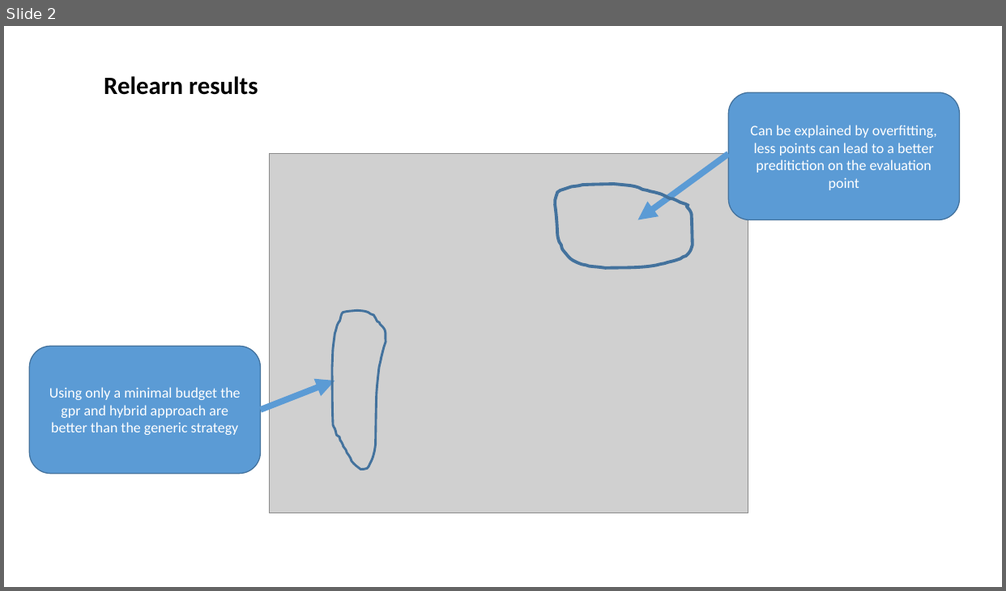
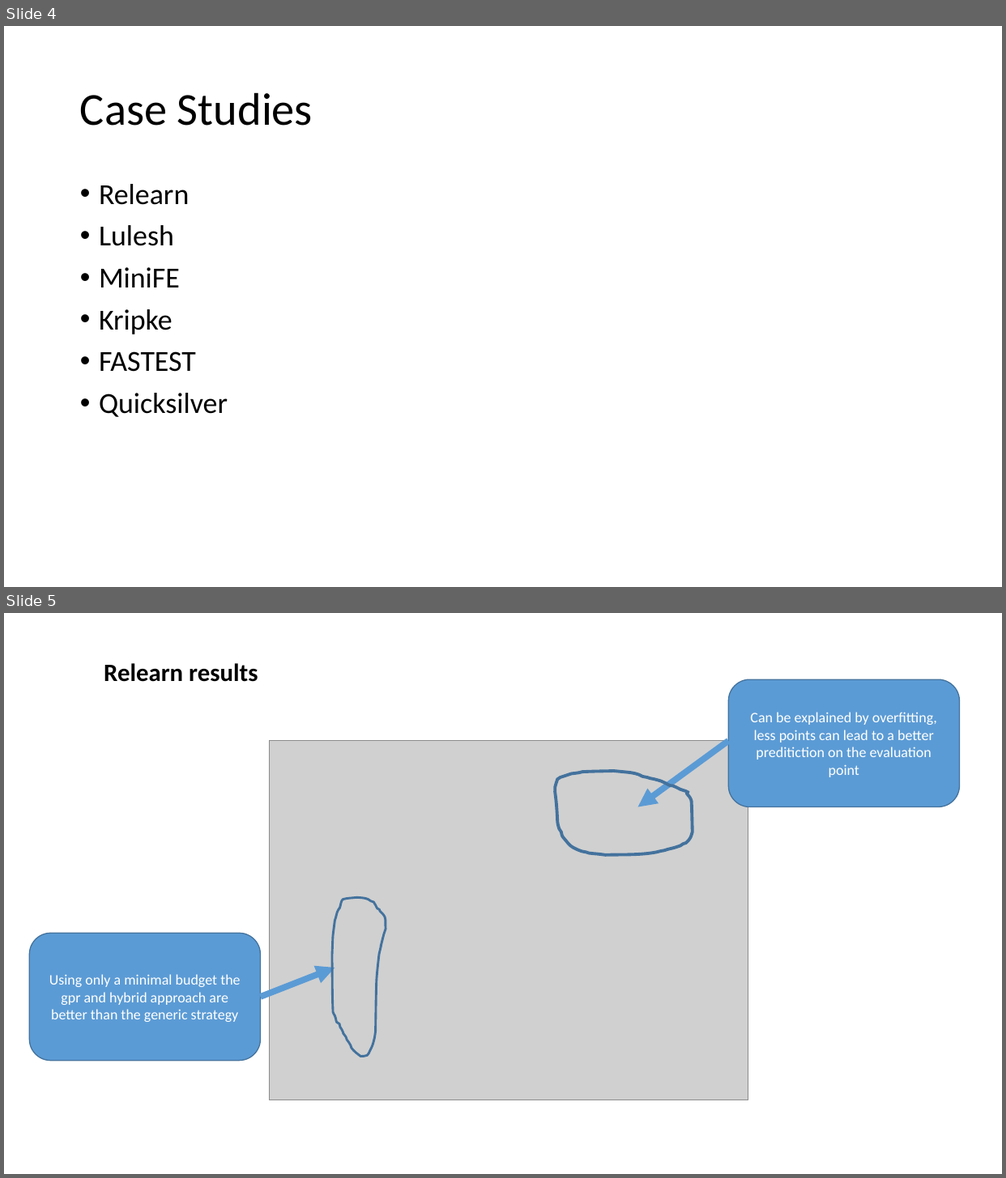
Before and after one commit to extra-p/extrap-gpr, a slide deck: Results.pptx. Shown one above the other, each under a label of ours: slide 2 before the commit, slides 4 and 5 after it. The pictures are 1006x591 and 1006x1178 pixels, drawn with LibreOffice and Linux fonts; fonts in the diff are those of the drawing; grey boxes stand for pictures. Boxes give left, top, right and bottom in pixels: in the first picture for what was removed or moved away, otherwise in the second. Text is boxed around its words. In the diff, an @@ line names an element or a change of style, - is before the commit and + after.

```diff
--- a/Results.pptx
+++ b/Results.pptx
@@ slide 4 added at [4,26,1002,587], background #FFFFFF @@
@@ title added at [80,92,313,126], 44 pt, text #000000 @@
+Case Studies
@@ text added at [99,184,228,417], 28 pt, text #000000 @@
+• Relearn
+• Lulesh
+• MiniFE
+• Kripke
+• FASTEST
+• Quicksilver
@@ what was slide 2 is now slide 5 @@
```
Also in this commit, not shown: 1 slide changed, 2 other slides added, 6 other files.
